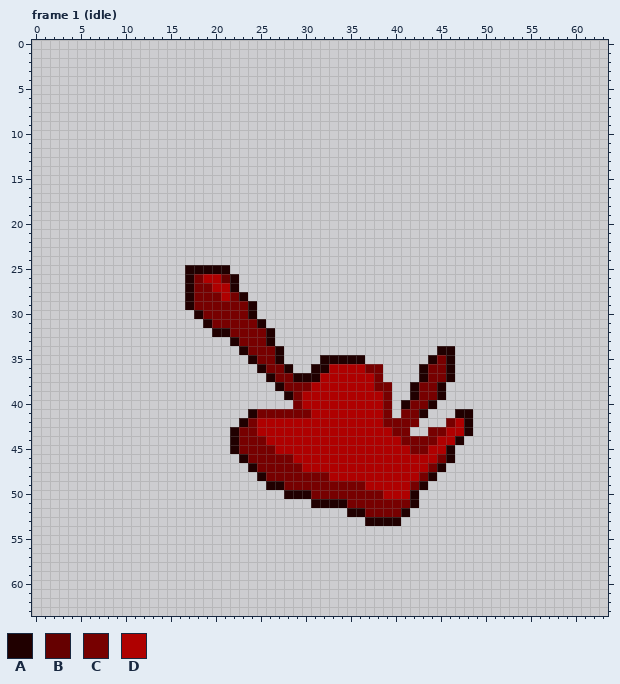
Edited in one commit: pixel-art file (libs/game-client/assets/fx/blood_01.aseprite). Above: the version before the commit.
64x64 pixels, 9 frames. Colours within 5 levels of each other are drawn and written as one. Shown: frame 1 (idle). The commit also changed other frames, which this record leaves out.
Palette (. is transparent): A #200000  B #650000  C #770000  D #af0000
Once edited:
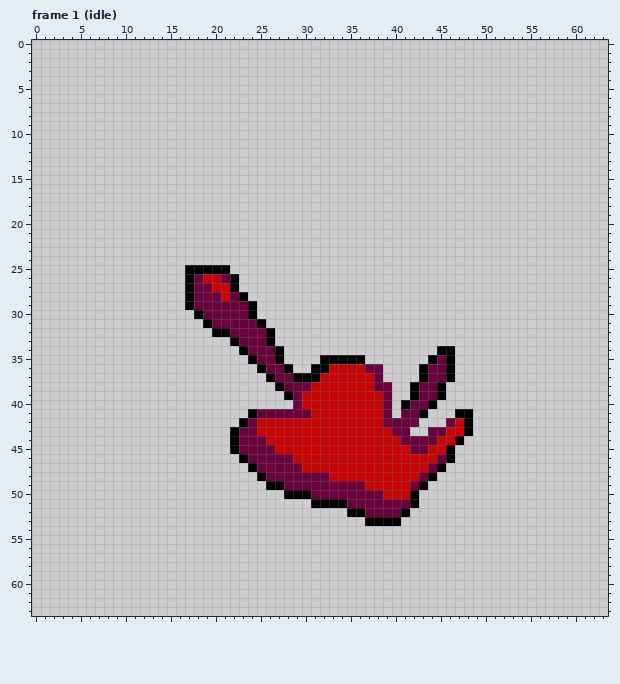
Changes in this commit:
colour A: #200000 -> #000000
colour C: #770000 -> #67023d
colour D: #af0000 -> #c60606
Frame 1 (idle):
y 26: x 21 B -> C
Changed places in both pictures, as pixel boxes (x1, y1, x2, y2):
changed: (185, 265, 473, 526)
